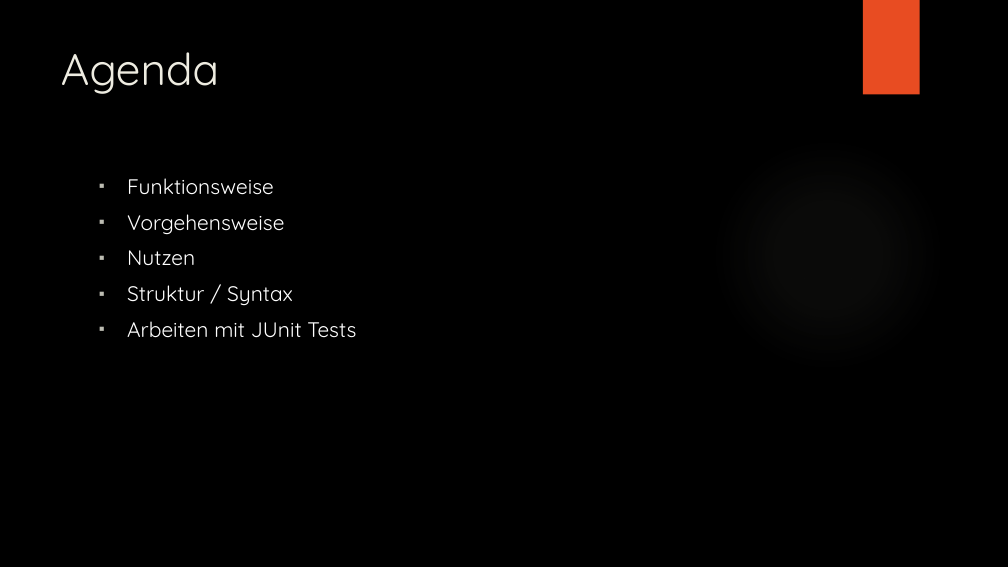
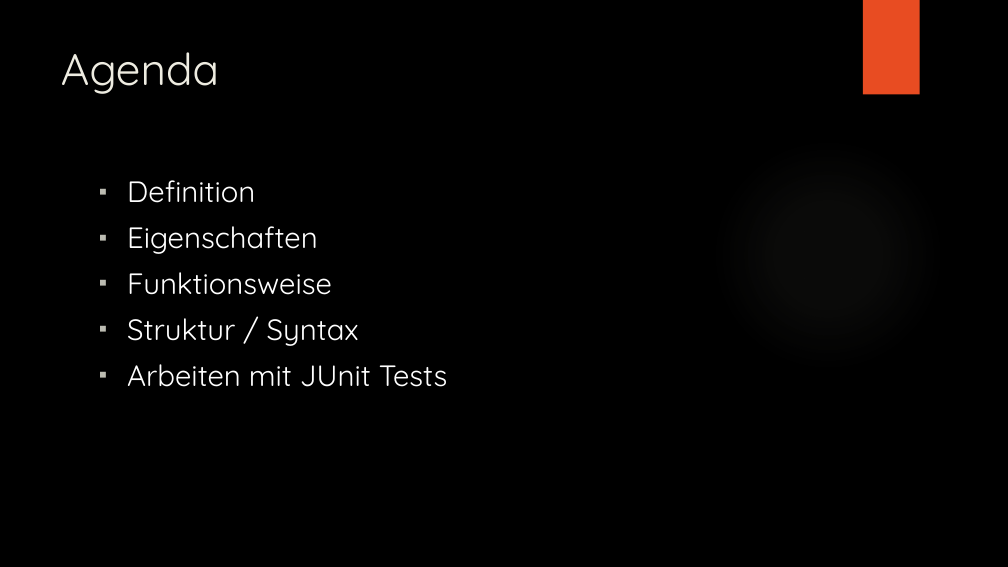
Before and after one commit to Ratnar/Tesint-with-JUnit, a slide deck: slide 2 of Präsentation/Unit testen mit JUnit.pptx. Drawn at 1008x567 pixels with LibreOffice and Linux fonts; fonts in the diff are those of the drawing; background and template pictures are left out. Boxes give left, top, right and bottom in pixels: in the first picture for what was removed or moved away, otherwise in the second. Text is boxed around its words. In the diff, an @@ line names an element or a change of style, - is before the commit and + after.

```diff
--- a/Präsentation/Unit testen mit JUnit.pptx
+++ b/Präsentation/Unit testen mit JUnit.pptx
@@ text at (x1=127, y1=180, x2=318, y2=254): paragraphs added @@
+▪ Definition
+▪ Eigenschaften
@@ text at (x1=127, y1=214, x2=284, y2=266): paragraphs removed @@
-▪ Vorgehensweise
-▪ Nutzen
@@ text at (x1=127, y1=272, x2=448, y2=387): size 20 to 28 pt in "Funktionsweise", "Struktur / Syntax", "Arbeiten mit JUnit Tests" @@
```
Also in this commit, not shown: 3 other slides changed, 4 slides added, 2 slides removed, 9 other files.
